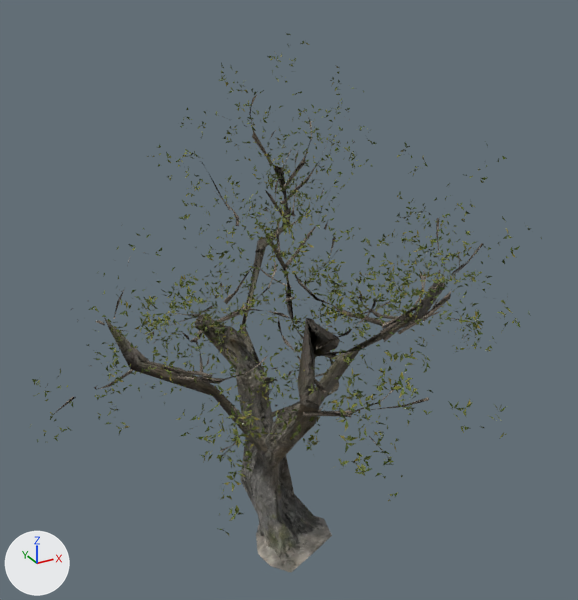
The glTF model public/assets/realistic/island_tree_01-low.glb: old version first, new version second.
Camera for both pictures: a 50 mm lens placed at (-3.24, -5.89, 5.7), pointed at (0.12, 0.2, 2.65). The axes (+X, +Y, +Z) are drawn at lower left. The lights are the same throughout. The older version comes first. Where no turn or scale is listed for an object, it has been applied to the vertices. Vertices at exactly the same position are counted once.

The first picture shows 'island_tree_01_LOD0'.
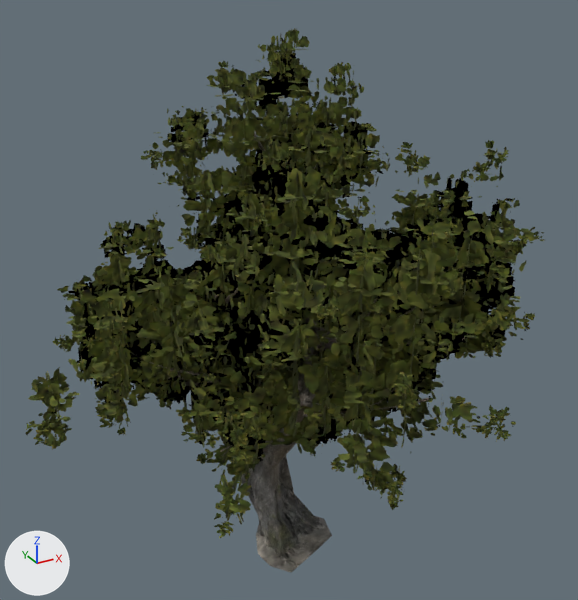
Where the newer file only moved an object's origin or applied its transform, the numbers keep the older frame.

The change in detail:
Picture 'foliage-atlas' (img_foliage_atlas) is new.
Material 'baked_leaves' (mat_baked_leaves) is new.
Uses the picture img_foliage_atlas.
me_island_trees_01_blockout_cleaned is used by ob_island_tree_01_lod0; location (0.06, 0.15, 2.47).
me_island_trees_01_blockout_cleaned had 15494 vertices, 6425 faces and spanned x -2.35..2.35, y -2.36..2.36, z -2.49..2.49.
me_island_trees_01_blockout_cleaned now has 2474 vertices, 1847 faces and spans x -2.21..2.11, y -1.99..2.36, z -2.49..2.4.
me_island_trees_01_blockout_cleaned part 1: 4181 loose pieces with 12895 vertices, spanning x -2.35..2.35, y -2.36..2.17, z -1.25..2.49, are deleted.
Part 2, on me_island_trees_01_blockout_cleaned:
123 vertices are removed from x -1.13..2.0, y -1.85..1.71, z -0.85..1.34.
81 faces are deleted.
3 vertices move within x -0.45..1.95, y -0.49..0.93, z -0.26..1.17.
1 vertex is added at (-0.22, -0.62, 0.73).
37 new faces join them, mat_island_tree_01_branches.
Other edits to the shape of me_island_trees_01_blockout_cleaned do not show in these pictures.
me_island_trees_01_blockout_cleaned no longer uses material mat_island_tree_01_leaves.
Mesh me_baked_leaf_clusters is new.
It has 7980 vertices, 3990 faces and spans x -2.38..2.38, y -2.41..2.41, z -2.19..2.19.
It uses material mat_baked_leaves.
Object 'baked-leaf-clusters' (ob_baked_leaf_clusters) is new; it shows me_baked_leaf_clusters.
Its location is (0.03, 0.17, 2.82).

Changed parts and their boxes [x1, y1, x2, y2] in the pictures (578 x 600 px):
'baked-leaf-clusters', added (green): after [25, 28, 545, 538]
'island_tree_01_LOD0', reshaped (mostly hidden afterwards): before [29, 33, 542, 572]; after [53, 51, 483, 572]
part 1 of me_island_trees_01_blockout_cleaned, deleted: before [29, 33, 542, 535]
part 2 of me_island_trees_01_blockout_cleaned, built on: before [166, 140, 434, 404]
